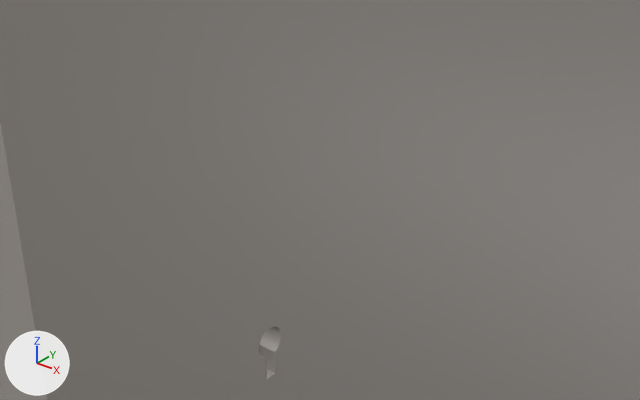
The Blender file Assets/Other assets/Durvis/durvis_pelekas.blend: old version first, new version second.
Rendered twice from a camera (50 mm lens) standing at (0.348, -0.915, 0.237) and looking at (0.052, -0.545, 0.008). Lighting does not change. The marker at lower left points along +X, +Y and +Z.
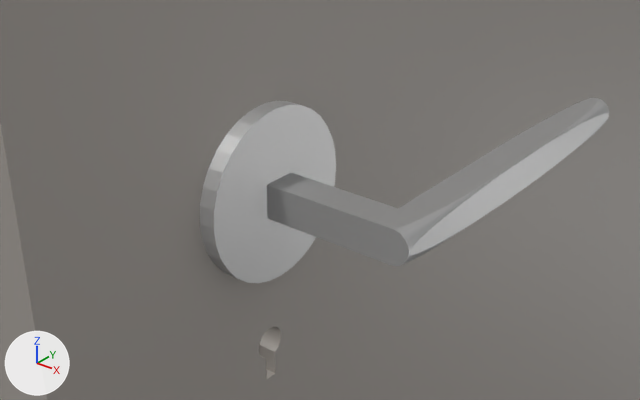
What differs and where, as boxes [x1, y1, x2, y2] in the pictures (640 x 400 px):
'Cylinder.001', added: after [200, 98, 609, 283]

What the commit changed:
Object 'Cylinder.001' (ob_cylinder_001) is new; it shows a copy of the mesh of ob_cylinder.
Its location is (0.05, -0.59, 0.03).
Its rotation in degrees is (0, -90, 0).
Its scale is (0.05, 0.05, 0.01).
